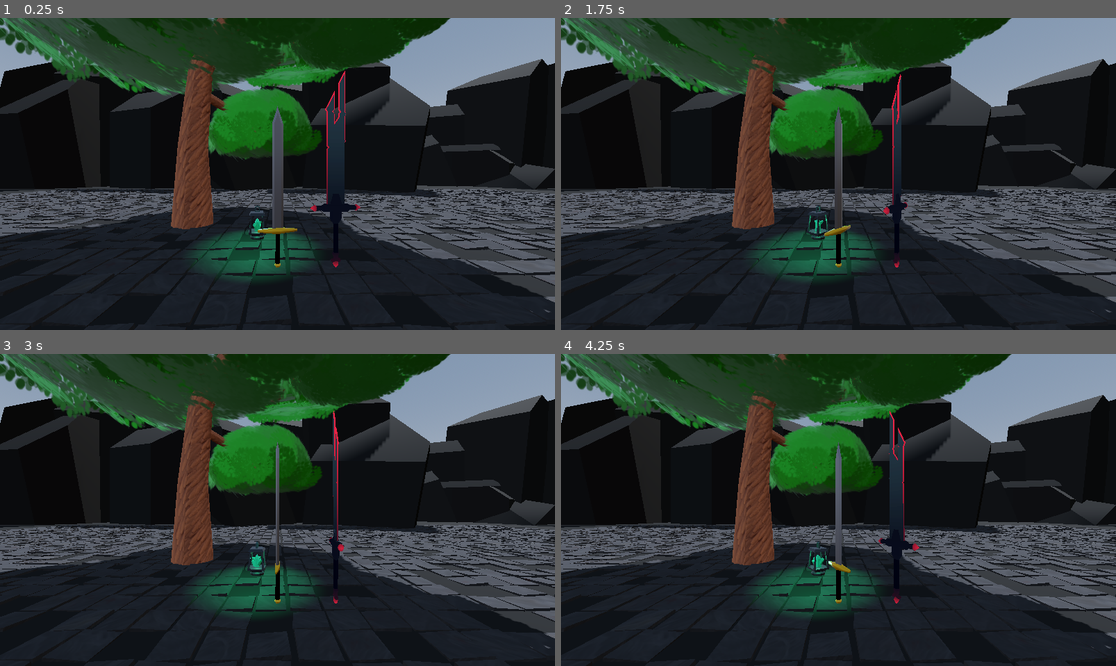
Above: before the commit, frames 1-4 (two rows, left to right).
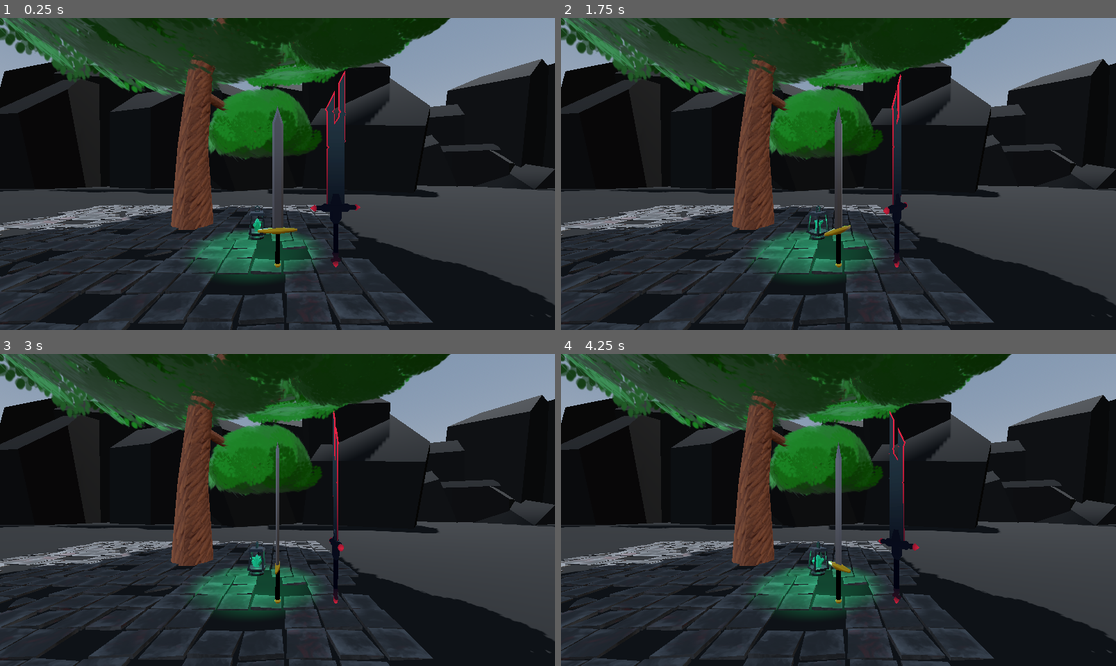
Above: after the commit, the same moments.

Repository: KameronHodge/KameronHodge.github.io
Game: Godot game, scene res://Scenes/display.tscn
Two runs of this game, one before a commit and one after it. Both use one fixed random seed, a clock stepped at 60 frames per second and the inputs below.
Inputs:
- Up to frame 1 (0.25 s): no input
- Up to frame 2 (1.75 s): no input
- Up to frame 3 (3 s): no input
- Up to frame 4 (4.25 s): no input

The runs differ from the first frame. In frame 1, 18% of the frame differs, in the area x 0-100%, y 54-100%; in frame 2, 18%; in frame 3, 18%; in frame 4, 18%.

Commit message:
added some new tiles

Diff:
--- /dev/null
+++ b/project/webportfoliotest/NewTiles/brokentiles.tscn
@@ -0,0 +1,33 @@
+[gd_scene load_steps=6 format=3 uid="uid://bn2272y6ey5oj"]
+
+[ext_resource type="PackedScene" uid="uid://cmcboau2qjajm" path="res://NewTiles/brokentiles.glb" id="1_yurey"]
+[ext_resource type="Texture2D" uid="uid://cea656ihbvyd5" path="res://NewTiles/DefaultMaterial_BaseColor.png" id="2_4l171"]
+[ext_resource type="Texture2D" uid="uid://d2xi2bo175nxj" path="res://NewTiles/DefaultMaterial_Metallic.png" id="3_xe3ac"]
+[ext_resource type="Texture2D" uid="uid://cygn27innam8j" path="res://NewTiles/DefaultMaterial_Normal.png" id="4_pnwd7"]
+
+[sub_resource type="StandardMaterial3D" id="StandardMaterial3D_orgaw"]
+albedo_texture = ExtResource("2_4l171")
+metallic = 1.0
+metallic_texture = ExtResource("3_xe3ac")
+normal_scale = -0.57
+normal_texture = ExtResource("4_pnwd7")
+
+[node name="brokentiles" instance=ExtResource("1_yurey")]
+
+[node name="Cube_043" parent="." index="0"]
+surface_material_override/0 = SubResource("StandardMaterial3D_orgaw")
+
+[node name="Cube_001" parent="." index="1"]
+surface_material_override/0 = SubResource("StandardMaterial3D_orgaw")
+
+[node name="Cube_002" parent="." index="2"]
+surface_material_override/0 = SubResource("StandardMaterial3D_orgaw")
+
+[node name="Cube_003" parent="." index="3"]
+surface_material_override/0 = SubResource("StandardMaterial3D_orgaw")
+
+[node name="Cube_004" parent="." index="4"]
+surface_material_override/0 = SubResource("StandardMaterial3D_orgaw")
+
+[node name="Cube_005" parent="." index="5"]
+surface_material_override/0 = SubResource("StandardMaterial3D_orgaw")
--- a/project/webportfoliotest/Scenes/display.tscn
+++ b/project/webportfoliotest/Scenes/display.tscn
@@ -7,6 +7,7 @@
 [ext_resource type="PackedScene" uid="uid://byplahc050gsk" path="res://Assets/Lanterns/lantern.tscn" id="6_exjqb"]
 [ext_resource type="PackedScene" uid="uid://ddy54xq522bh5" path="res://Assets/Nature/Tree/tree_base.tscn" id="7_ieymp"]
 [ext_resource type="PackedScene" uid="uid://cj1o5ray7msud" path="res://Assets/Tiles/StoneTiles/brokentiles.tscn" id="7_lc0ps"]
+[ext_resource type="PackedScene" uid="uid://bn2272y6ey5oj" path="res://NewTiles/brokentiles.tscn" id="8_lc0ps"]
 
 [sub_resource type="ProceduralSkyMaterial" id="ProceduralSkyMaterial_ru5jf"]
 sky_horizon_color = Color(0.662243, 0.671743, 0.686743, 1)
@@ -93,97 +94,111 @@
 [node name="Tiles" type="Node" parent="."]
 
 [node name="brokentiles" parent="Tiles" instance=ExtResource("7_lc0ps")]
-transform = Transform3D(1, 0, 0, 0, 1, 0, 0, 0, 1, 1.97729, -4.47482, -7.1983)
+transform = Transform3D(1, 0, 0, 0, 1, 0, 0, 0, 1, 1.97729, -4.47482, 131.619)
 
 [node name="brokentiles2" parent="Tiles" instance=ExtResource("7_lc0ps")]
-transform = Transform3D(1, 0, 0, 0, 1, 0, 0, 0, 1, 1.91397, -4.47482, 14.9077)
+transform = Transform3D(1, 0, 0, 0, 1, 0, 0, 0, 1, 1.91397, -4.47482, 153.725)
 
 [node name="brokentiles3" parent="Tiles" instance=ExtResource("7_lc0ps")]
-transform = Transform3D(-1, 0, 8.74228e-08, 0, 1, 0, -8.74228e-08, 0, -1, 44.1425, -4.47482, -4.83016)
+transform = Transform3D(-1, 0, 8.74228e-08, 0, 1, 0, -8.74228e-08, 0, -1, 44.1425, -4.47482, 133.987)
 
 [node name="brokentiles4" parent="Tiles" instance=ExtResource("7_lc0ps")]
-transform = Transform3D(-1, 0, 8.74228e-08, 0, 1, 0, -8.74228e-08, 0, -1, 44.1425, -4.47482, -26.9362)
+transform = Transform3D(-1, 0, 8.74228e-08, 0, 1, 0, -8.74228e-08, 0, -1, 44.1425, -4.47482, 111.881)
 
 [node name="brokentiles5" parent="Tiles" instance=ExtResource("7_lc0ps")]
-transform = Transform3D(-4.37114e-08, 0, -1, 0, 1, 0, 1, 0, -4.37114e-08, 68.6086, -4.47482, -26.9974)
+transform = Transform3D(-4.37114e-08, 0, -1, 0, 1, 0, 1, 0, -4.37114e-08, 68.6086, -4.47482, 111.82)
 
 [node name="brokentiles6" parent="Tiles" instance=ExtResource("7_lc0ps")]
-transform = Transform3D(-4.37114e-08, 0, -1, 0, 1, 0, 1, 0, -4.37114e-08, 46.5026, -4.47482, -26.9974)
+transform = Transform3D(-4.37114e-08, 0, -1, 0, 1, 0, 1, 0, -4.37114e-08, 46.5026, -4.47482, 111.82)
 
 [node name="brokentiles7" parent="Tiles" instance=ExtResource("7_lc0ps")]
-transform = Transform3D(1.31134e-07, 0, 1, 0, 1, 0, -1, 0, 1.31134e-07, 66.2404, -4.47482, 14.9689)
+transform = Transform3D(1.31134e-07, 0, 1, 0, 1, 0, -1, 0, 1.31134e-07, 66.2404, -4.47482, 153.786)
 
 [node name="brokentiles8" parent="Tiles" instance=ExtResource("7_lc0ps")]
-transform = Transform3D(1.31134e-07, 0, 1, 0, 1, 0, -1, 0, 1.31134e-07, 88.3464, -4.47482, 14.9689)
+transform = Transform3D(1.31134e-07, 0, 1, 0, 1, 0, -1, 0, 1.31134e-07, 88.3464, -4.47482, 153.786)
 
 [node name="brokentiles9" parent="Tiles" instance=ExtResource("7_lc0ps")]
-transform = Transform3D(-1, 0, 8.74228e-08, 0, 1, 0, -8.74228e-08, 0, -1, 88.4077, -4.47482, -49.1774)
+transform = Transform3D(-1, 0, 8.74228e-08, 0, 1, 0, -8.74228e-08, 0, -1, 88.4077, -4.47482, 89.6396)
 
 [node name="brokentiles10" parent="Tiles" instance=ExtResource("7_lc0ps")]
-transform = Transform3D(-1, 0, 8.74228e-08, 0, 1, 0, -8.74228e-08, 0, -1, 88.4077, -4.47482, -71.2834)
+transform = Transform3D(-1, 0, 8.74228e-08, 0, 1, 0, -8.74228e-08, 0, -1, 88.4077, -4.47482, 67.5336)
 
 [node name="brokentiles11" parent="Tiles" instance=ExtResource("7_lc0ps")]
-transform = Transform3D(1, 0, -1.74846e-07, 0, 1, 0, 1.74846e-07, 0, 1, 46.4413, -4.47482, -51.5455)
+transform = Transform3D(1, 0, -1.74846e-07, 0, 1, 0, 1.74846e-07, 0, 1, 46.4413, -4.47482, 87.2715)
 
 [node name="brokentiles12" parent="Tiles" instance=ExtResource("7_lc0ps")]
-transform = Transform3D(1, 0, -1.74846e-07, 0, 1, 0, 1.74846e-07, 0, 1, 46.4413, -4.47482, -29.4395)
+transform = Transform3D(1, 0, -1.74846e-07, 0, 1, 0, 1.74846e-07, 0, 1, 46.4413, -4.47482, 109.378)
 
 [node name="brokentiles13" parent="Tiles" instance=ExtResource("7_lc0ps")]
-transform = Transform3D(1.31134e-07, 0, 1, 0, 1, 0, -1, 0, 1.31134e-07, 21.9753, -4.47482, -29.3783)
+transform = Transform3D(1.31134e-07, 0, 1, 0, 1, 0, -1, 0, 1.31134e-07, 21.9753, -4.47482, 109.439)
 
 [node name="brokentiles14" parent="Tiles" instance=ExtResource("7_lc0ps")]
-transform = Transform3D(1.31134e-07, 0, 1, 0, 1, 0, -1, 0, 1.31134e-07, 44.0813, -4.47482, -29.3783)
+transform = Transform3D(1.31134e-07, 0, 1, 0, 1, 0, -1, 0, 1.31134e-07, 44.0813, -4.47482, 109.439)
 
 [node name="brokentiles15" parent="Tiles" instance=ExtResource("7_lc0ps")]
-transform = Transform3D(-2.18557e-07, 0, -1, 0, 1, 0, 1, 0, -2.18557e-07, 24.3435, -4.47482, -71.3446)
+transform = Transform3D(-2.18557e-07, 0, -1, 0, 1, 0, 1, 0, -2.18557e-07, 24.3435, -4.47482, 67.4724)
 
 [node name="brokentiles16" parent="Tiles" instance=ExtResource("7_lc0ps")]
-transform = Transform3D(-2.18557e-07, 0, -1, 0, 1, 0, 1, 0, -2.18557e-07, 2.23745, -4.47482, -71.3446)
+transform = Transform3D(-2.18557e-07, 0, -1, 0, 1, 0, 1, 0, -2.18557e-07, 2.23745, -4.47482, 67.4724)
 
 [node name="brokentiles17" parent="Tiles" instance=ExtResource("7_lc0ps")]
-transform = Transform3D(-4.37114e-08, 0, -1, 0, 1, 0, 1, 0, -4.37114e-08, -64.5229, -4.47482, -71.3036)
+transform = Transform3D(-4.37114e-08, 0, -1, 0, 1, 0, 1, 0, -4.37114e-08, -64.5229, -4.47482, 67.5134)
 
 [node name="brokentiles18" parent="Tiles" instance=ExtResource("7_lc0ps")]
-transform = Transform3D(-4.37114e-08, 0, -1, 0, 1, 0, 1, 0, -4.37114e-08, -86.629, -4.47482, -71.3036)
+transform = Transform3D(-4.37114e-08, 0, -1, 0, 1, 0, 1, 0, -4.37114e-08, -86.629, -4.47482, 67.5134)
 
 [node name="brokentiles19" parent="Tiles" instance=ExtResource("7_lc0ps")]
-transform = Transform3D(1.31134e-07, 0, 1, 0, 1, 0, -1, 0, 1.31134e-07, -66.8911, -4.47482, -29.3372)
+transform = Transform3D(1.31134e-07, 0, 1, 0, 1, 0, -1, 0, 1.31134e-07, -66.8911, -4.47482, 109.48)
 
 [node name="brokentiles20" parent="Tiles" instance=ExtResource("7_lc0ps")]
-transform = Transform3D(1.31134e-07, 0, 1, 0, 1, 0, -1, 0, 1.31134e-07, -44.7851, -4.47482, -29.3372)
+transform = Transform3D(1.31134e-07, 0, 1, 0, 1, 0, -1, 0, 1.31134e-07, -44.7851, -4.47482, 109.48)
 
 [node name="brokentiles21" parent="Tiles" instance=ExtResource("7_lc0ps")]
-transform = Transform3D(-1, 0, 8.74228e-08, 0, 1, 0, -8.74228e-08, 0, -1, -44.7239, -4.47482, -4.8712)
+transform = Transform3D(-1, 0, 8.74228e-08, 0, 1, 0, -8.74228e-08, 0, -1, -44.7239, -4.47482, 133.946)
 
 [node name="brokentiles22" parent="Tiles" instance=ExtResource("7_lc0ps")]
-transform = Transform3D(-1, 0, 8.74228e-08, 0, 1, 0, -8.74228e-08, 0, -1, -44.7239, -4.47482, -26.9772)
+transform = Transform3D(-1, 0, 8.74228e-08, 0, 1, 0, -8.74228e-08, 0, -1, -44.7239, -4.47482, 111.84)
 
 [node name="brokentiles23" parent="Tiles" instance=ExtResource("7_lc0ps")]
-transform = Transform3D(1, 0, -1.74846e-07, 0, 1, 0, 1.74846e-07, 0, 1, -86.6902, -4.47482, -7.23934)
+transform = Transform3D(1, 0, -1.74846e-07, 0, 1, 0, 1.74846e-07, 0, 1, -86.6902, -4.47482, 131.578)
 
 [node name="brokentiles24" parent="Tiles" instance=ExtResource("7_lc0ps")]
-transform = Transform3D(1, 0, -1.74846e-07, 0, 1, 0, 1.74846e-07, 0, 1, -86.6902, -4.47482, 14.8667)
+transform = Transform3D(1, 0, -1.74846e-07, 0, 1, 0, 1.74846e-07, 0, 1, -86.6902, -4.47482, 153.684)
 
 [node name="brokentiles25" parent="Tiles" instance=ExtResource("7_lc0ps")]
-transform = Transform3D(1.31134e-07, 0, 1, 0, 1, 0, -1, 0, 1.31134e-07, -22.5439, -4.47482, 14.9279)
+transform = Transform3D(1.31134e-07, 0, 1, 0, 1, 0, -1, 0, 1.31134e-07, -22.5439, -4.47482, 153.745)
 
 [node name="brokentiles26" parent="Tiles" instance=ExtResource("7_lc0ps")]
-transform = Transform3D(1.31134e-07, 0, 1, 0, 1, 0, -1, 0, 1.31134e-07, -0.437882, -4.47482, 14.9279)
+transform = Transform3D(1.31134e-07, 0, 1, 0, 1, 0, -1, 0, 1.31134e-07, -0.437882, -4.47482, 153.745)
 
 [node name="brokentiles27" parent="Tiles" instance=ExtResource("7_lc0ps")]
-transform = Transform3D(-2.18557e-07, 0, -1, 0, 1, 0, 1, 0, -2.18557e-07, -20.1757, -4.47482, -27.0384)
+transform = Transform3D(-2.18557e-07, 0, -1, 0, 1, 0, 1, 0, -2.18557e-07, -20.1757, -4.47482, 111.779)
 
 [node name="brokentiles28" parent="Tiles" instance=ExtResource("7_lc0ps")]
-transform = Transform3D(-2.18557e-07, 0, -1, 0, 1, 0, 1, 0, -2.18557e-07, -42.2817, -4.47482, -27.0384)
+transform = Transform3D(-2.18557e-07, 0, -1, 0, 1, 0, 1, 0, -2.18557e-07, -42.2817, -4.47482, 111.779)
 
 [node name="brokentiles29" parent="Tiles" instance=ExtResource("7_lc0ps")]
-transform = Transform3D(1, 0, -1.74846e-07, 0, 1, 0, 1.74846e-07, 0, 1, -42.343, -4.47482, -51.5045)
+transform = Transform3D(1, 0, -1.74846e-07, 0, 1, 0, 1.74846e-07, 0, 1, -42.343, -4.47482, 87.3125)
 
 [node name="brokentiles30" parent="Tiles" instance=ExtResource("7_lc0ps")]
-transform = Transform3D(1, 0, -1.74846e-07, 0, 1, 0, 1.74846e-07, 0, 1, -42.343, -4.47482, -29.3985)
+transform = Transform3D(1, 0, -1.74846e-07, 0, 1, 0, 1.74846e-07, 0, 1, -42.343, -4.47482, 109.419)
 
 [node name="brokentiles31" parent="Tiles" instance=ExtResource("7_lc0ps")]
-transform = Transform3D(-1, 0, 2.62268e-07, 0, 1, 0, -2.62268e-07, 0, -1, -0.37666, -4.47482, -49.1363)
+transform = Transform3D(-1, 0, 2.62268e-07, 0, 1, 0, -2.62268e-07, 0, -1, -0.37666, -4.47482, 89.6807)
 
 [node name="brokentiles32" parent="Tiles" instance=ExtResource("7_lc0ps")]
-transform = Transform3D(-1, 0, 2.62268e-07, 0, 1, 0, -2.62268e-07, 0, -1, -0.376657, -4.47482, -71.2423)
+transform = Transform3D(-1, 0, 2.62268e-07, 0, 1, 0, -2.62268e-07, 0, -1, -0.376657, -4.47482, 67.5747)
+
+[node name="OtherTiles" type="Node" parent="."]
+
+[node name="brokentiles" parent="OtherTiles" instance=ExtResource("8_lc0ps")]
+transform = Transform3D(1, 0, 0, 0, 1, 0, 0, 0, 1, -13.9374, -4.45631, 14.7937)
+
+[node name="brokentiles2" parent="OtherTiles" instance=ExtResource("8_lc0ps")]
+transform = Transform3D(-4.37114e-08, 0, -1, 0, 1, 0, 1, 0, -4.37114e-08, -36.0147, -4.45631, -4.73073)
+
+[node name="brokentiles3" parent="OtherTiles" instance=ExtResource("8_lc0ps")]
+transform = Transform3D(-1, 0, 8.74228e-08, 0, 1, 0, -8.74228e-08, 0, -1, -15.0767, -4.45631, -26.8652)
+
+[node name="brokentiles4" parent="OtherTiles" instance=ExtResource("8_lc0ps")]
+transform = Transform3D(1.31134e-07, 0, 1, 0, 1, 0, -1, 0, 1.31134e-07, 7.00055, -4.45631, -7.34077)
Binary file added: project/webportfoliotest/NewTiles/DefaultMaterial_Alpha.png
Not shown, added: project/webportfoliotest/NewTiles/DefaultMaterial_Alpha.png.import
Binary file added: project/webportfoliotest/NewTiles/DefaultMaterial_BaseColor.png
Not shown, added: project/webportfoliotest/NewTiles/DefaultMaterial_BaseColor.png.import
Binary file added: project/webportfoliotest/NewTiles/DefaultMaterial_Displacement.png
Not shown, added: project/webportfoliotest/NewTiles/DefaultMaterial_Displacement.png.import
Binary file added: project/webportfoliotest/NewTiles/DefaultMaterial_Emission.png
Not shown, added: project/webportfoliotest/NewTiles/DefaultMaterial_Emission.png.import
Binary file added: project/webportfoliotest/NewTiles/DefaultMaterial_Metallic.png
Not shown, added: project/webportfoliotest/NewTiles/DefaultMaterial_Metallic.png.import
Binary file added: project/webportfoliotest/NewTiles/DefaultMaterial_Normal.png
Not shown, added: project/webportfoliotest/NewTiles/DefaultMaterial_Normal.png.import
(and 5 more such lines)
